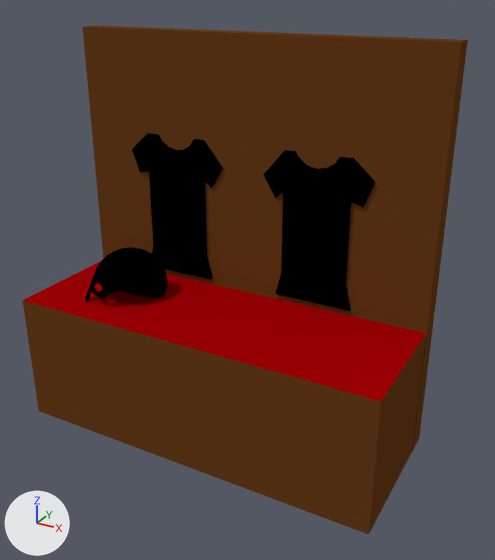
The Blender file theroom/excersizes/museum/montre_stave.blend, before and after one commit.
Before and after are seen from a 50 mm lens placed at (4.44, -7.17, 5.28), pointed at (0.03, 0.85, 1.27). Every picture has the same lights, and +X, +Y and +Z are marked at lower left.
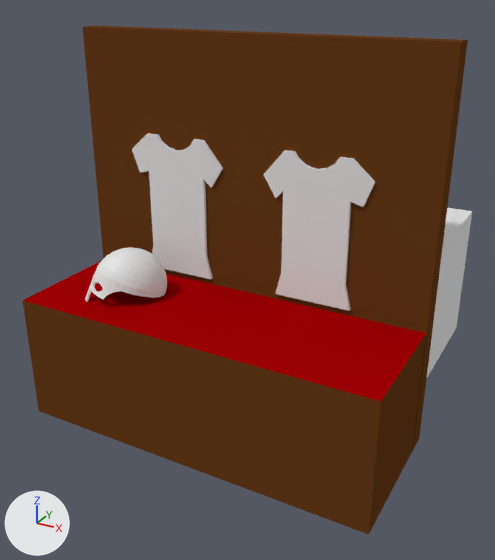
Edits to the bpy script that builds the scene:
```text
Change mat_material_005:
    remove # nodes: Group, OutputMaterial
    remove # colours: grey #b1b1b1, white #ffffff, blue #bcbcff, black #000000
    nodes: BsdfPrincipled, OutputMaterial
Change mat_material_006:
    remove # nodes: Group, OutputMaterial, TexNoise
    remove # colours: white #ffffff, blue #bcbcff, black #000000
    nodes: BsdfPrincipled, OutputMaterial
Add me_cube_002:
    me_cube_002.from_pydata(...)  # a box spanning x -1.0..1.0, y -1.0..1.0, z -1.0..1.0
Add ob_front_zone:
    ob_front_zone = bpy.data.objects.new('front.zone', me_cube_002)
    ob_front_zone.location = (-0.01, 2.25, 1.04)
    ob_front_zone.scale = (2.63, 1.0, 1.0)
```

Boxes [x1, y1, x2, y2] around the edits, measured in the pictures (495 x 560 px):
'Cube.002', surface changed: [264, 150, 375, 311] in both
'Cube', surface changed: [132, 133, 223, 279] in both
'front.zone', added: after [427, 208, 472, 377]
'helmut', recoloured: [85, 247, 167, 302] in both
